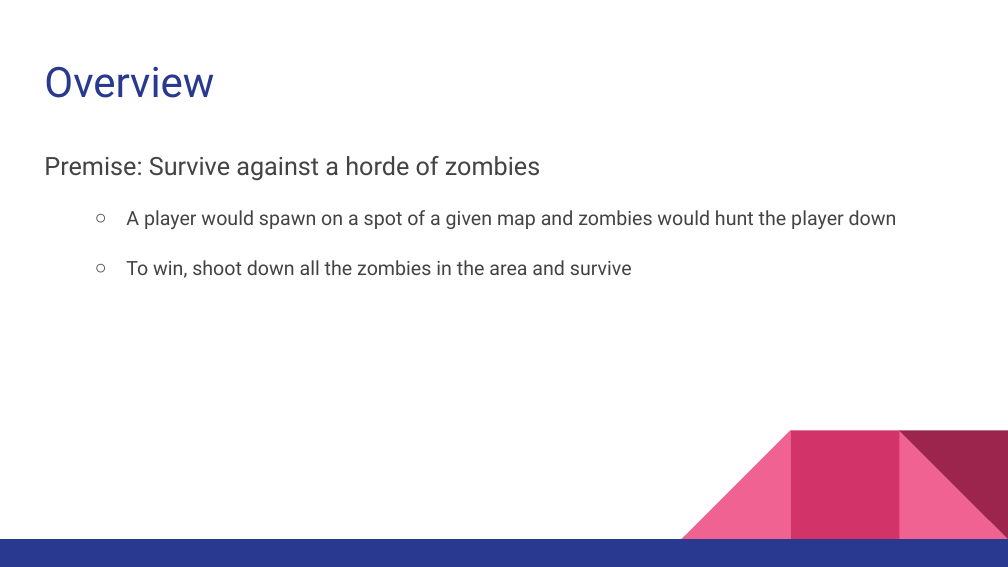
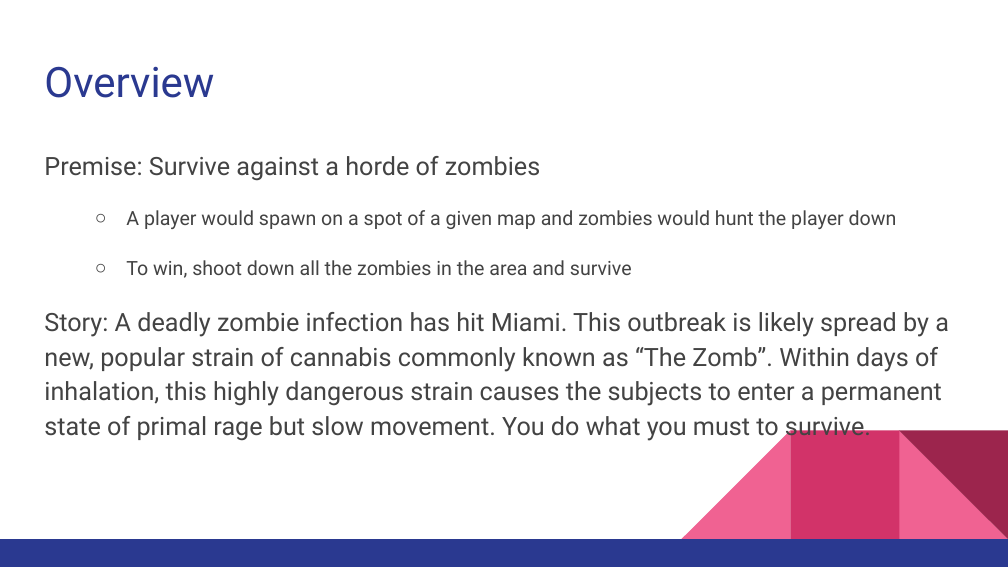
Before and after one commit to Dishoungh/software_engineering_project, a slide deck: slide 2 of Zombie Shooter Game.pptx (slide 4 before the commit). Drawn at 1008x567 pixels with LibreOffice and Linux fonts; fonts in the diff are those of the drawing. Boxes give left, top, right and bottom in pixels: in the first picture for what was removed or moved away, otherwise in the second. Text is boxed around its words. In the diff, an @@ line names an element or a change of style, - is before the commit and + after.

```diff
--- a/Zombie Shooter Game.pptx
+++ b/Zombie Shooter Game.pptx
@@ text at <box>44,312,949,441</box>: paragraph added @@
+Story: A deadly zombie infection has hit Miami. This outbreak is likely spread by a new, popular strain of cannabis commonly known as “The Zomb”. Within days of inhalation, this highly dangerous strain causes the subjects to enter a permanent state of primal rage but slow movement. You do what you must to survive.
```
Also in this commit, not shown: 3 other slides changed, 6 slides added, 3 slides removed, 1 other file.
